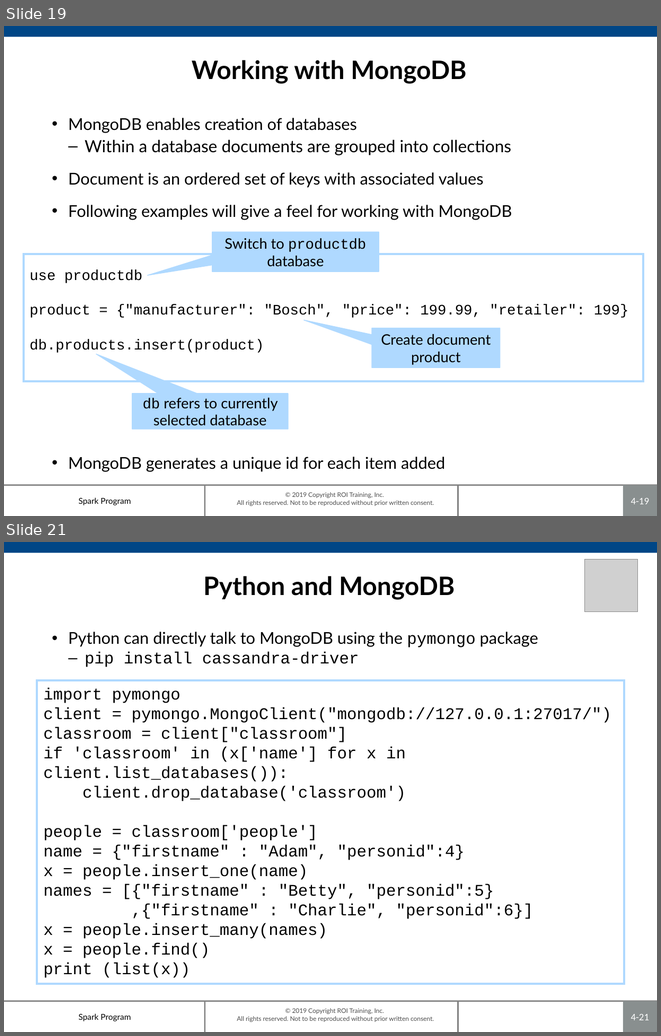
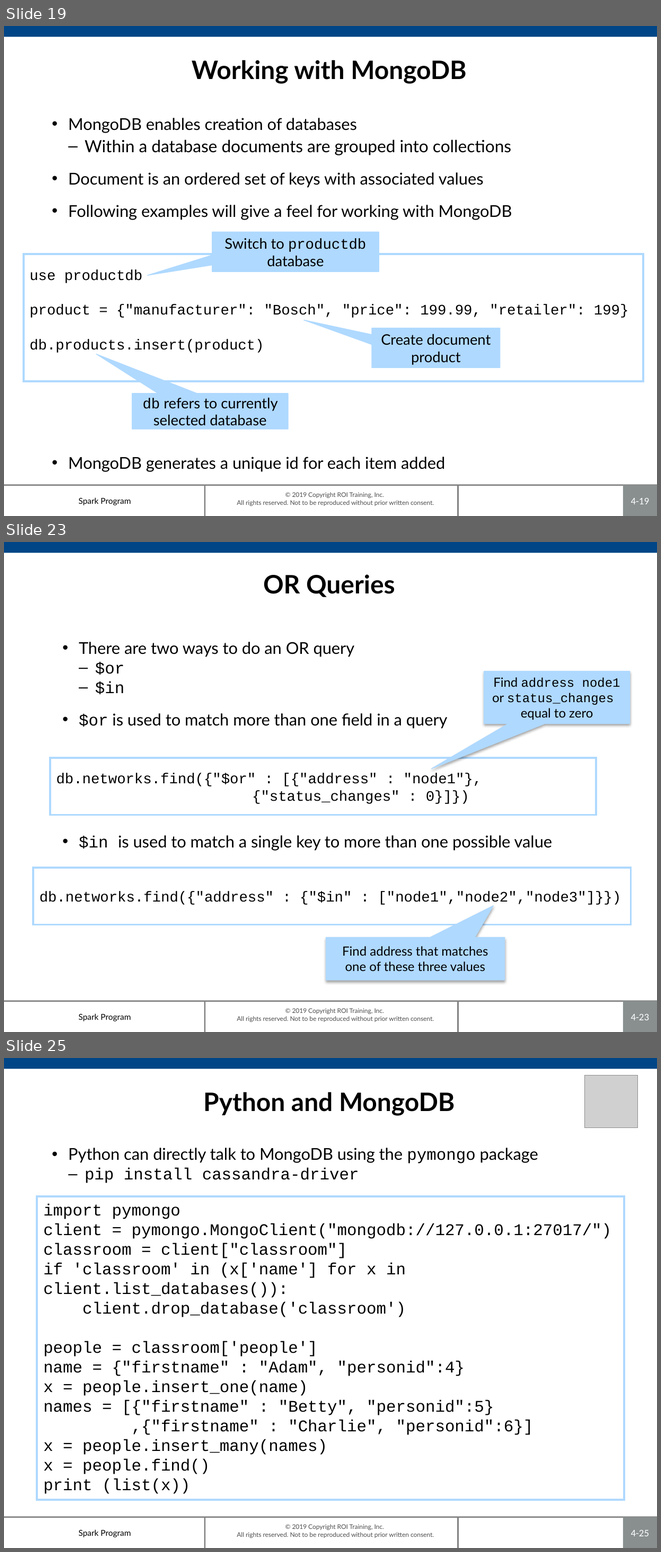
Before and after one commit to roitraining/SparkProgram, a slide deck: Day4/Day4-NoSQL.pptx. Shown one above the other, each under a label of ours: slides 19 and 21 before the commit, slides 19, 23 and 25 after it; the slides between them are not shown. The pictures are 661x1036 and 661x1552 pixels, drawn with LibreOffice and Linux fonts; fonts in the diff are those of the drawing; grey boxes stand for pictures; background and template pictures are left out. Boxes give left, top, right and bottom in pixels: in the first picture for what was removed or moved away, otherwise in the second. Text is boxed around its words. In the diff, an @@ line names an element or a change of style, - is before the commit and + after.

```diff
--- a/Day4/Day4-NoSQL.pptx
+++ b/Day4/Day4-NoSQL.pptx
@@ slide 23 added at (4,542,657,1032), background #FFFFFF; not listed: 7 template elements that a slide beside it also shows @@
@@ text added at (263,574,395,597), 28 pt, text #000000, bold @@
+OR Queries
@@ text added at (79,642,553,850), 18 pt, text #000000 @@
+• There are two ways to do an OR query
+  – $or
+  – $in
+• $or is used to match more than one field in a query
+• $in is used to match a single key to more than one possible value
@@ speech box added at (484,671,629,723), fill #AFD9FF, outline #AFD9FF 0.75 pt, 14 pt, text #000000 @@
+Find address node1 or status_changes equal to zero
@@ rectangle added at (50,758,596,814), outline #AFD9FF 2.24 pt, 16 pt, text #000000 @@
+db.networks.find({"$or" : [{"address" : "node1"}, {"status_changes" : 0}]})
@@ rectangle added at (33,868,631,925), outline #AFD9FF 2.24 pt, 16 pt, text #000000 @@
+db.networks.find({"address" : {"$in" : ["node1","node2","node3"]}})
@@ speech box added at (326,937,505,979), fill #AFD9FF, outline #AFD9FF 0.75 pt, 14 pt, text #000000 @@
+Find address that matches one of these three values
@@ what was slide 21 is now slide 25 @@
@@ page number at (631,1530,649,1536): text changed @@
-4-21
+4-25
```
Also in this commit, not shown: 1 slide changed, 3 other slides added.
